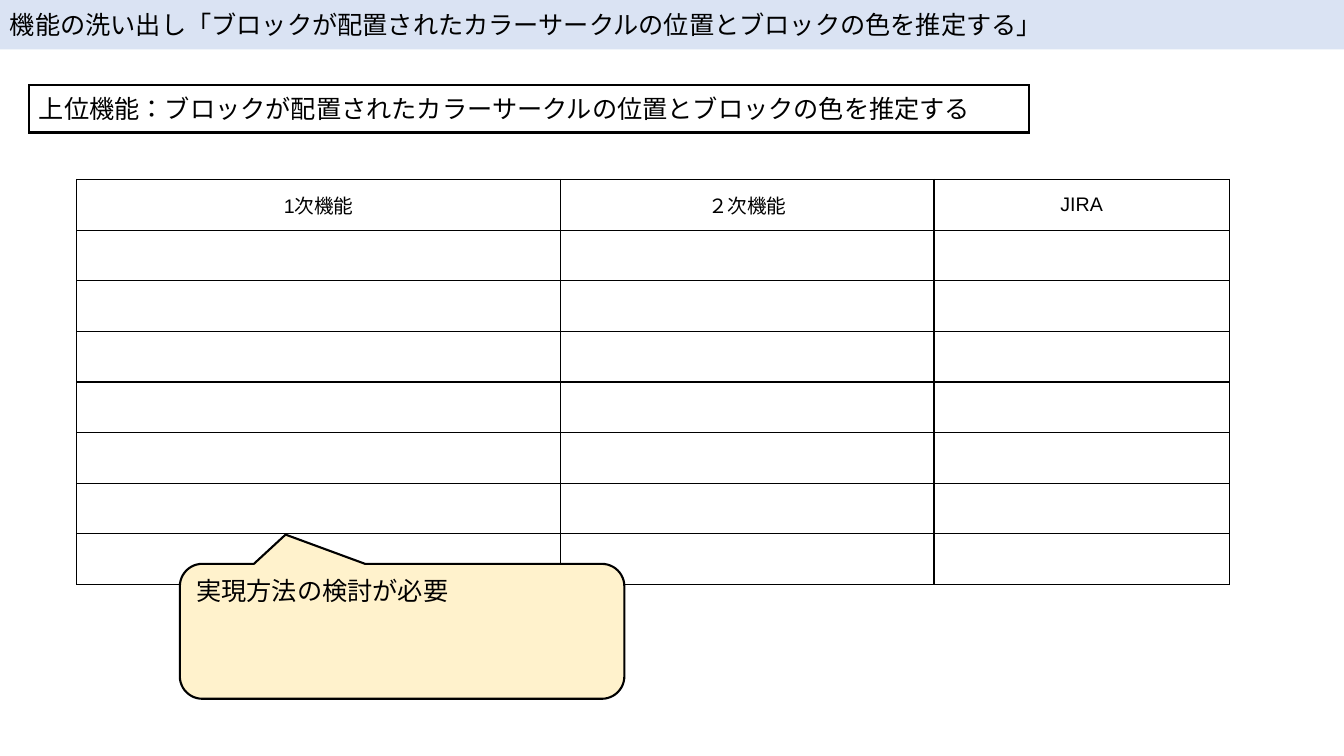
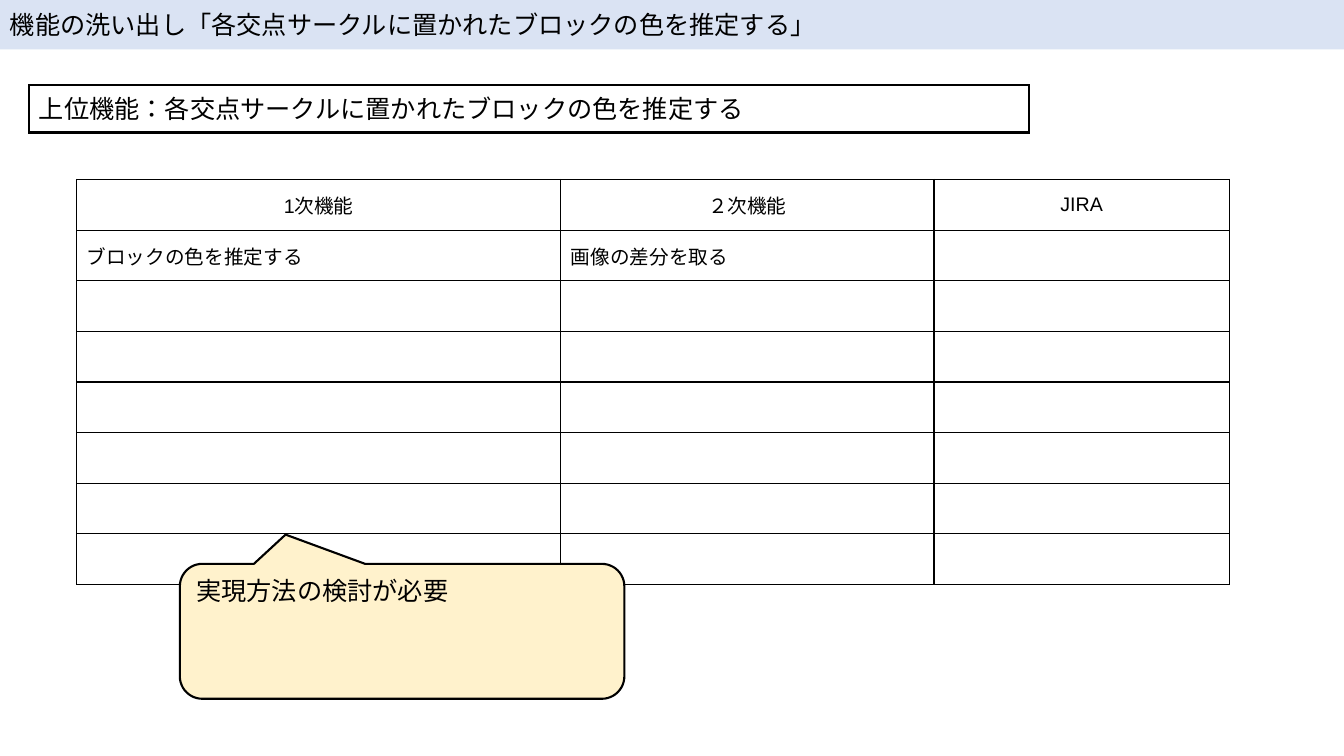
Before and after one commit to McRobo2019/ET_Robo_2019, a slide deck: slide 15 of Documents/hirojiren_設計ノート.pptx (slide 14 before the commit). Drawn at 1344x756 pixels with LibreOffice and Linux fonts; fonts in the diff are those of the drawing. Boxes give left, top, right and bottom in pixels: in the first picture for what was removed or moved away, otherwise in the second. Text is boxed around its words. In the diff, an @@ line names an element or a change of style, - is before the commit and + after.

Commit message:
KP-135 機能の洗い出し

```diff
--- a/Documents/hirojiren_設計ノート.pptx
+++ b/Documents/hirojiren_設計ノート.pptx
@@ text in rectangle at [10,12,816,37]: text changed @@
-機能の洗い出し「ブロックが配置されたカラーサークルの位置とブロックの色を推定する」
+機能の洗い出し「各交点サークルに置かれたブロックの色を推定する」
@@ text in rectangle at [39,96,744,120]: text changed @@
-上位機能：ブロックが配置されたカラーサークルの位置とブロックの色を推定する
+上位機能：各交点サークルに置かれたブロックの色を推定する
@@ table at [77,179,1229,585] @@
+row 2: ブロックの色を推定する | 画像の差分を取る | 
-row 8:  |  | 
```
Also in this commit, not shown: 2 other slides changed, 3 slides added.
